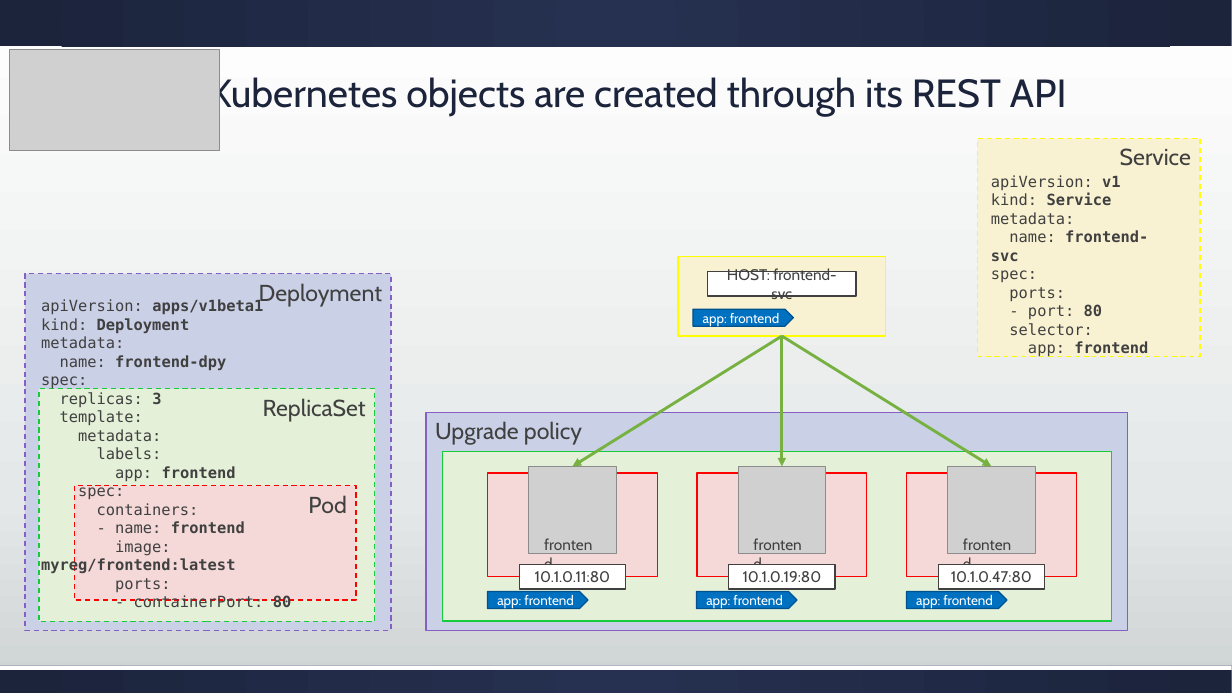
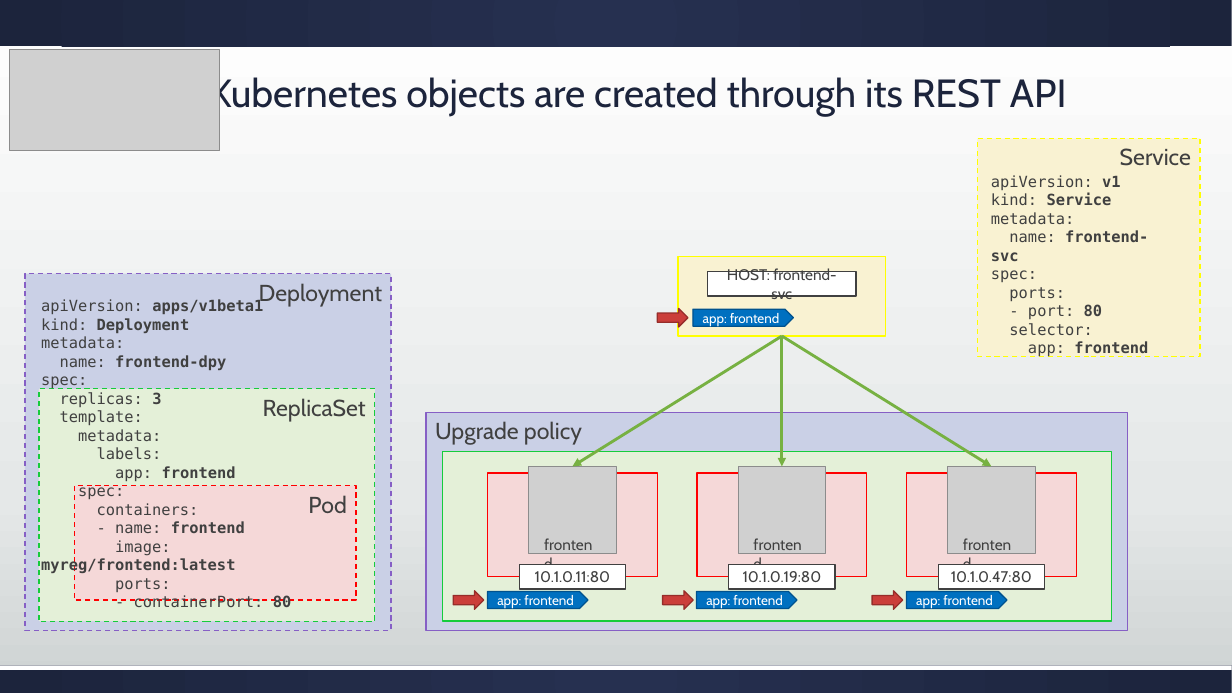
Before and after one commit to cradle77/DockerGettingStarted, a slide deck: slide 14 of slides.pptx (slide 13 before the commit). Drawn at 1232x693 pixels with LibreOffice and Linux fonts; fonts in the diff are those of the drawing; grey boxes stand for pictures. Boxes give left, top, right and bottom in pixels: in the first picture for what was removed or moved away, otherwise in the second. Text is boxed around its words. In the diff, an @@ line names an element or a change of style, - is before the commit and + after.

```diff
--- a/slides.pptx
+++ b/slides.pptx
@@ right arrow added at box(657, 309, 688, 327), fill #CB3E3A, outline #962E2B 1 pt @@
@@ right arrow added at box(453, 591, 483, 609), fill #CB3E3A, outline #962E2B 1 pt @@
@@ right arrow added at box(663, 591, 693, 609), fill #CB3E3A, outline #962E2B 1 pt @@
@@ right arrow added at box(872, 591, 903, 609), fill #CB3E3A, outline #962E2B 1 pt @@
```
Also in this commit, not shown: 8 other slides changed, 3 slides added, 2 slides removed, 31 other files.
